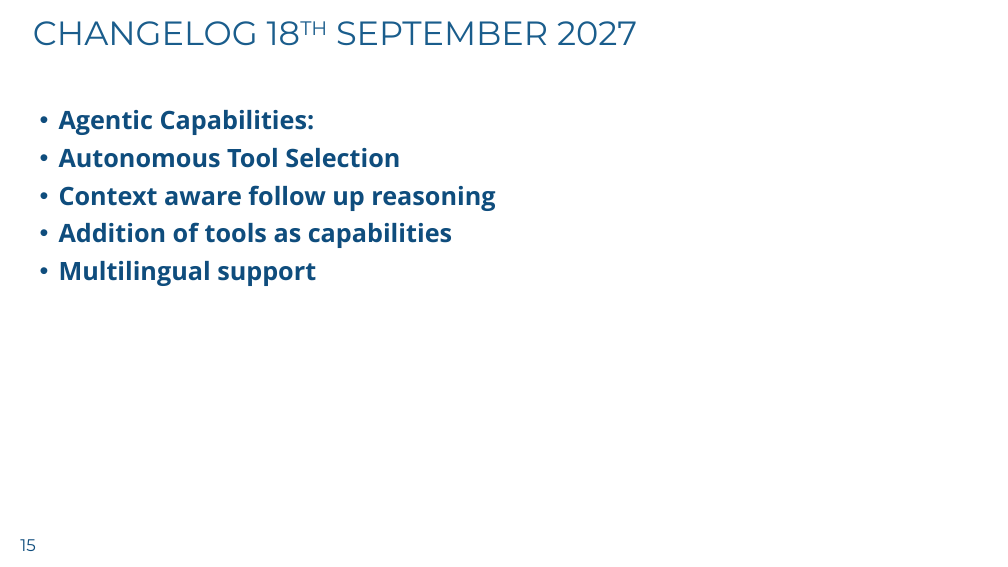
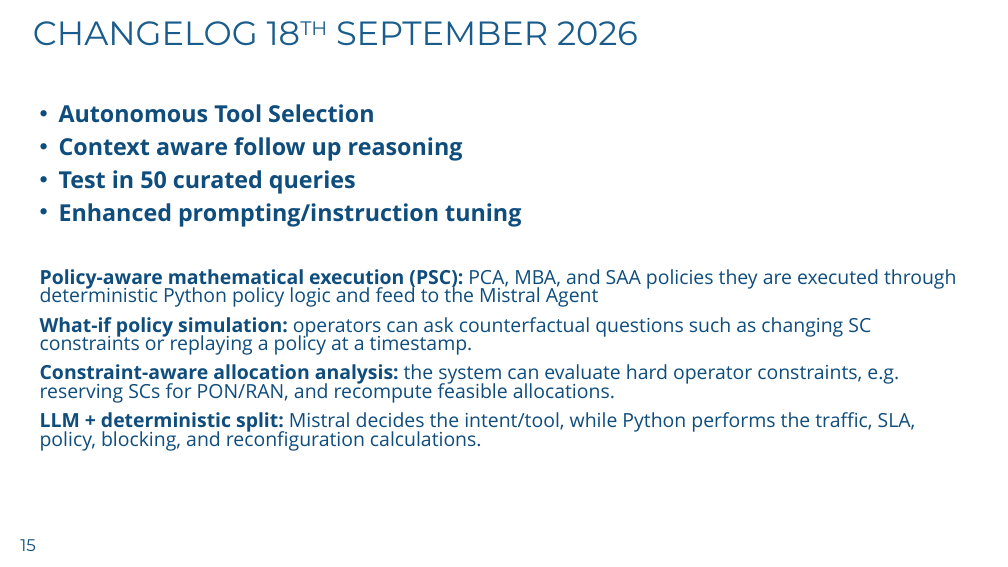
Before and after one commit to imranchy/nof-26-multi-agentic-demo, a slide deck: slide 15 of Imran_NoF_26.pptx. Drawn at 1008x567 pixels with LibreOffice and Linux fonts; fonts in the diff are those of the drawing; background and template pictures are left out. Boxes give left, top, right and bottom in pixels: in the first picture for what was removed or moved away, otherwise in the second. Text is boxed around its words. In the diff, an @@ line names an element or a change of style, - is before the commit and + after.

```diff
--- a/Imran_NoF_26.pptx
+++ b/Imran_NoF_26.pptx
@@ title at <box>33,21,638,46</box>: text changed @@
-CHANGELOG 18TH SEPTEMBER 2027
+CHANGELOG 18TH SEPTEMBER 2026
@@ text at <box>59,110,315,135</box>: paragraph removed @@
-• Agentic Capabilities:
@@ text at <box>59,104,463,161</box>: size 24 to 22.2 pt in "Autonomous Tool Selection", "Context aware follow up reasoning"; line spacing 0.9 to 0.8 @@
@@ text at <box>40,170,956,451</box>: text changed; size 24 to 18.5 pt; bold off @@
-• Addition of tools as capabilities
-• Multilingual support
+• Test in 50 curated queries
+• Enhanced prompting/instruction tuning
+Policy-aware mathematical execution (PSC): PCA, MBA, and SAA policies they are executed through deterministic Python policy logic and feed to the Mistral Agent
+What-if policy simulation: operators can ask counterfactual questions such as changing SC constraints or replaying a policy at a timestamp.
+Constraint-aware allocation analysis: the system can evaluate hard operator constraints, e.g. reserving SCs for PON/RAN, and recompute feasible allocations.
+LLM + deterministic split: Mistral decides the intent/tool, while Python performs the traffic, SLA, policy, blocking, and reconfiguration calculations.
```
Also in this commit, not shown: 1 other slide changed, 7 slides added, 14 other files.
